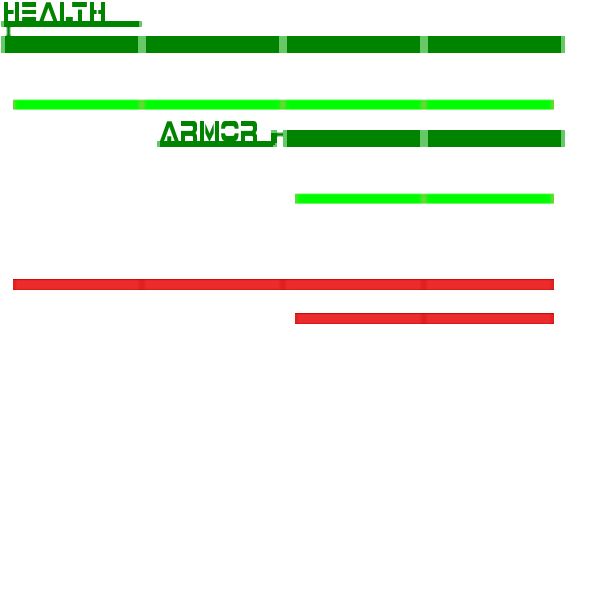
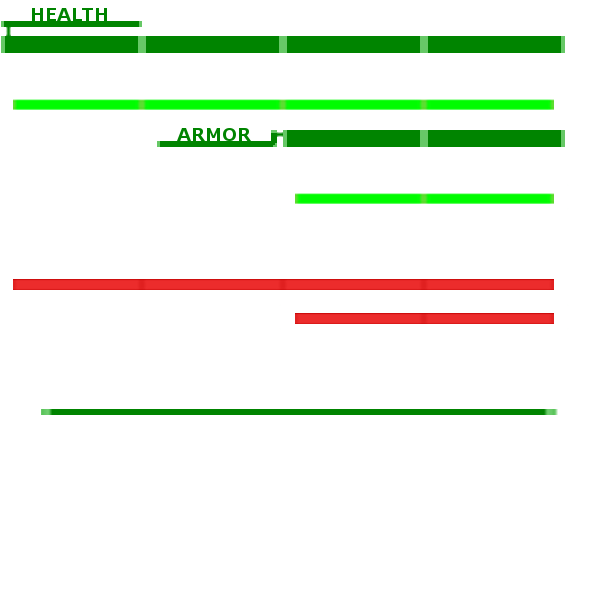
Revision of a layered 600 × 600 image; what changed, layer by layer:
added layer "ARMOR" above "HEALTH" over bbox(177, 128, 251, 141)
added layer "HEALTH" above "HUD.png" over bbox(32, 8, 107, 21)
painted on "HUD.png" over bbox(4, 2, 558, 415)
